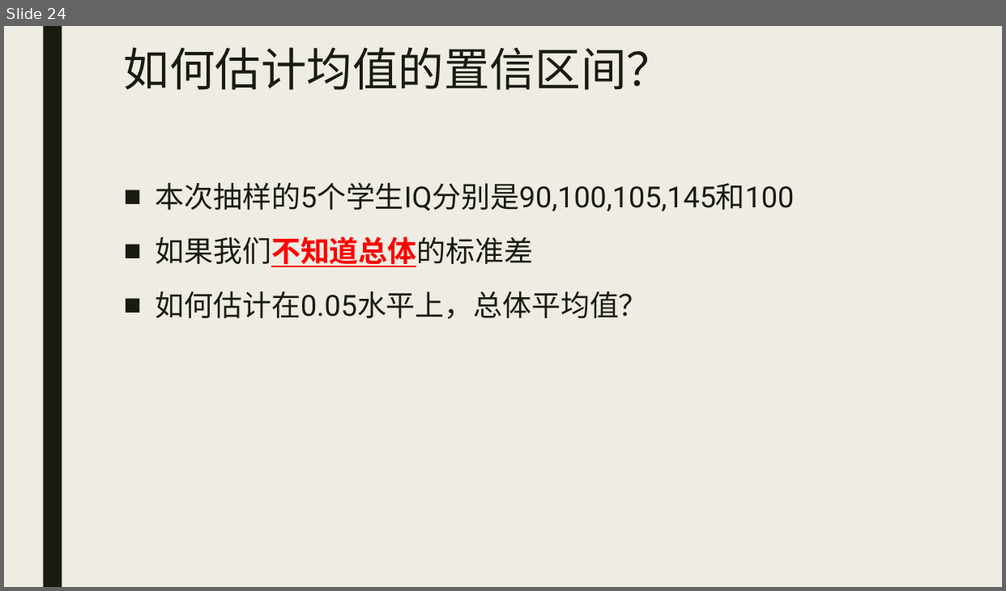
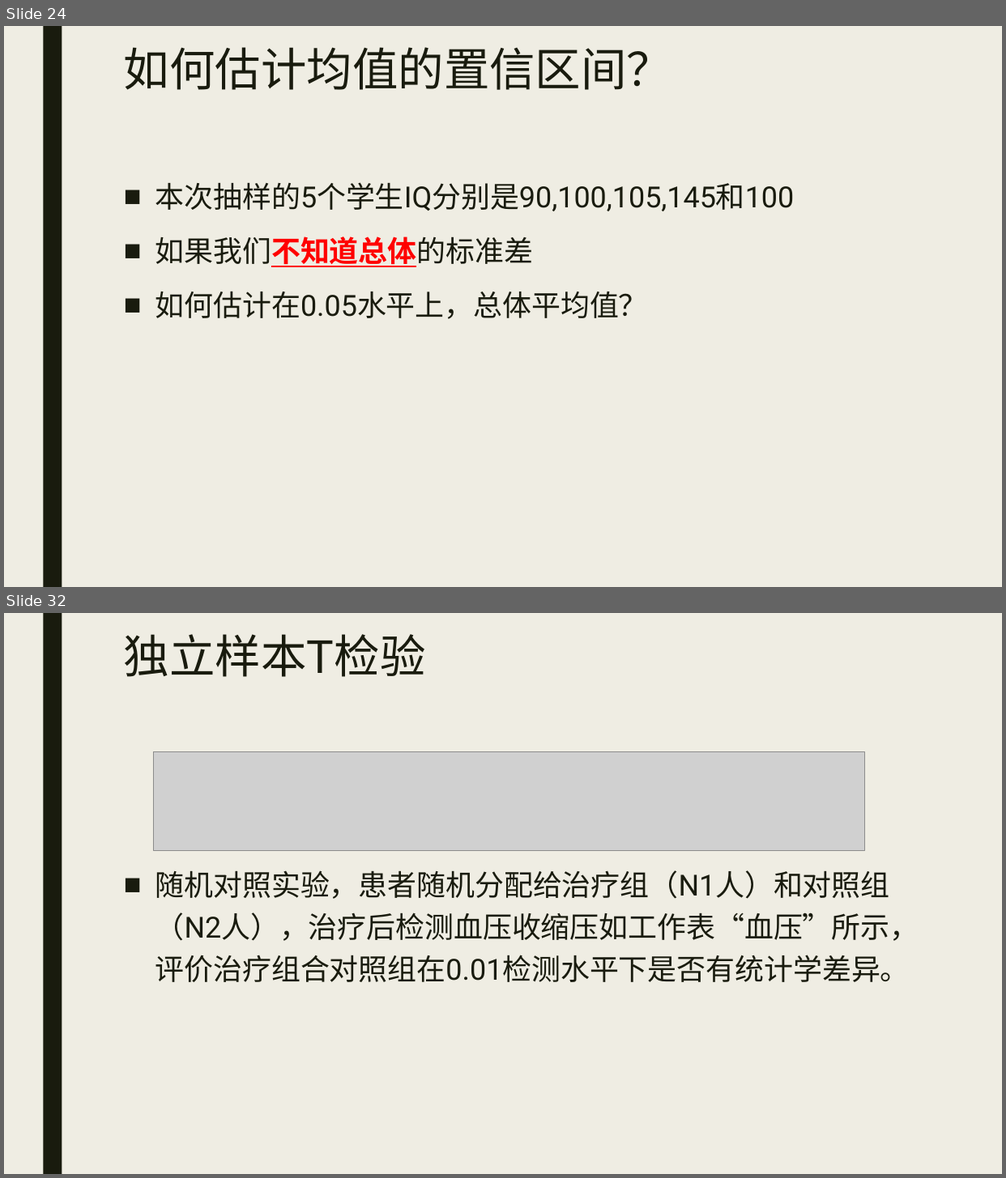
Before and after one commit to beneon/medstat, a slide deck: lect-2/lect-2.pptx. Shown one above the other, each under a label of ours: slide 24 before the commit, slides 24 and 32 after it; the slides between them are not shown. The pictures are 1006x591 and 1006x1178 pixels, drawn with LibreOffice and Linux fonts; fonts in the diff are those of the drawing; grey boxes stand for pictures. Boxes give left, top, right and bottom in pixels: in the first picture for what was removed or moved away, otherwise in the second. Text is boxed around its words. In the diff, an @@ line names an element or a change of style, - is before the commit and + after.

```diff
--- a/lect-2/lect-2.pptx
+++ b/lect-2/lect-2.pptx
@@ slide 32 added at [4, 613, 1002, 1174], background #EFEDE3; not listed: 1 template element that a slide beside it also shows @@
@@ title added at [124, 634, 426, 677], 44 pt, text #191B0E @@
+独立样本T检验
@@ picture added at [154, 752, 866, 851] @@
@@ text added at [155, 871, 919, 982], 28 pt, text #191B0E @@
+■ 随机对照实验，患者随机分配给治疗组（N1人）和对照组（N2人），治疗后检测血压收缩压如工作表“血压”所示，评价治疗组合对照组在0.01检测水平下是否有统计学差异。
```
Also in this commit, not shown: 12 other slides added, 3 other files.
